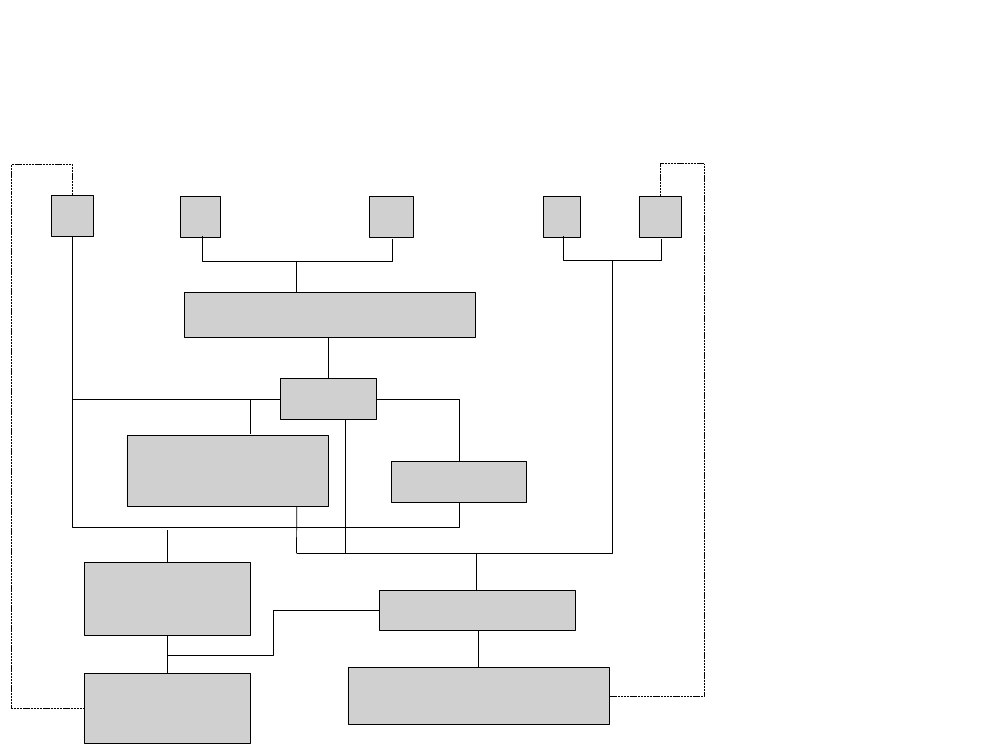
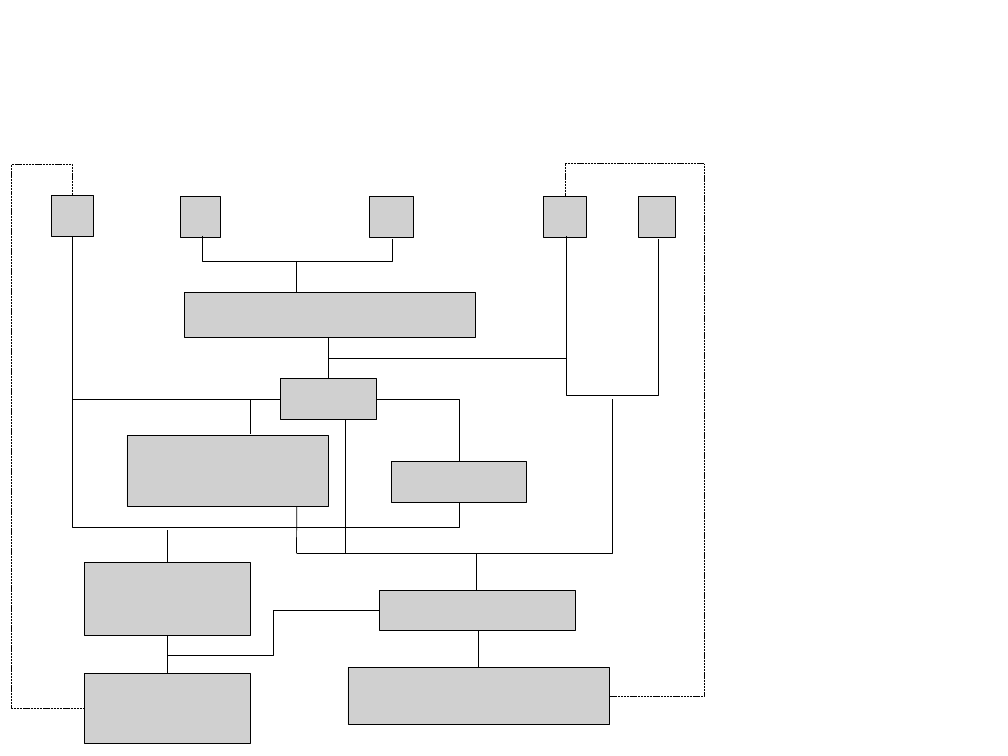
Before and after one commit to herumi/prml, a slide deck: slide 1 of para-dep.pptx. Drawn at 1008x756 pixels with LibreOffice and Linux fonts; fonts in the diff are those of the drawing; grey boxes stand for pictures. Boxes give left, top, right and bottom in pixels: in the first picture for what was removed or moved away, otherwise in the second. Text is boxed around its words. In the diff, an @@ line names an element or a change of style, - is before the commit and + after.

```diff
--- a/para-dep.pptx
+++ b/para-dep.pptx
@@ elbow line moved from (704, 163) - (659, 196) to (704, 163) - (564, 196) @@
@@ picture: place and size @@
-picture at [544, 196, 581, 236]
+picture at [544, 196, 587, 236]
@@ picture: place and size @@
-picture at [639, 196, 681, 236]
+picture at [639, 196, 675, 236]
@@ elbow line moved from (562, 236) - (661, 238) to (566, 236) - (659, 238) @@
@@ line added from (329, 359) to (566, 359), #000000 0.25 pt @@
@@ elbow line moved from (296, 554) - (613, 262) to (296, 554) - (613, 399) @@
```
Also in this commit, not shown: 3 other files.
